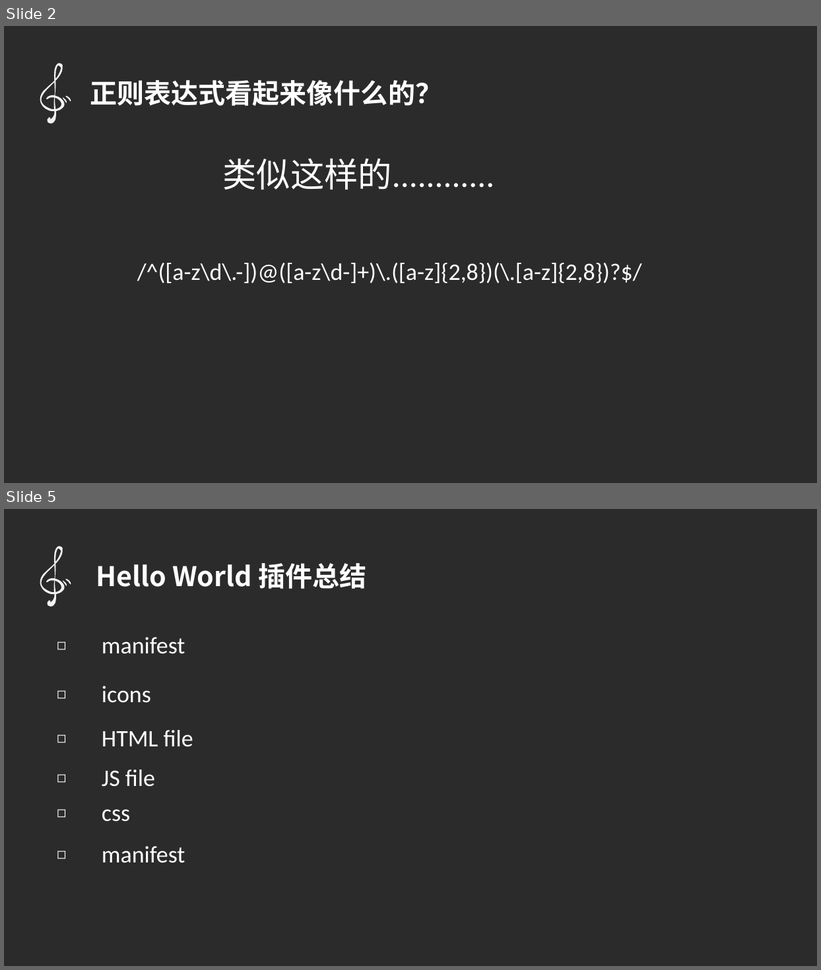
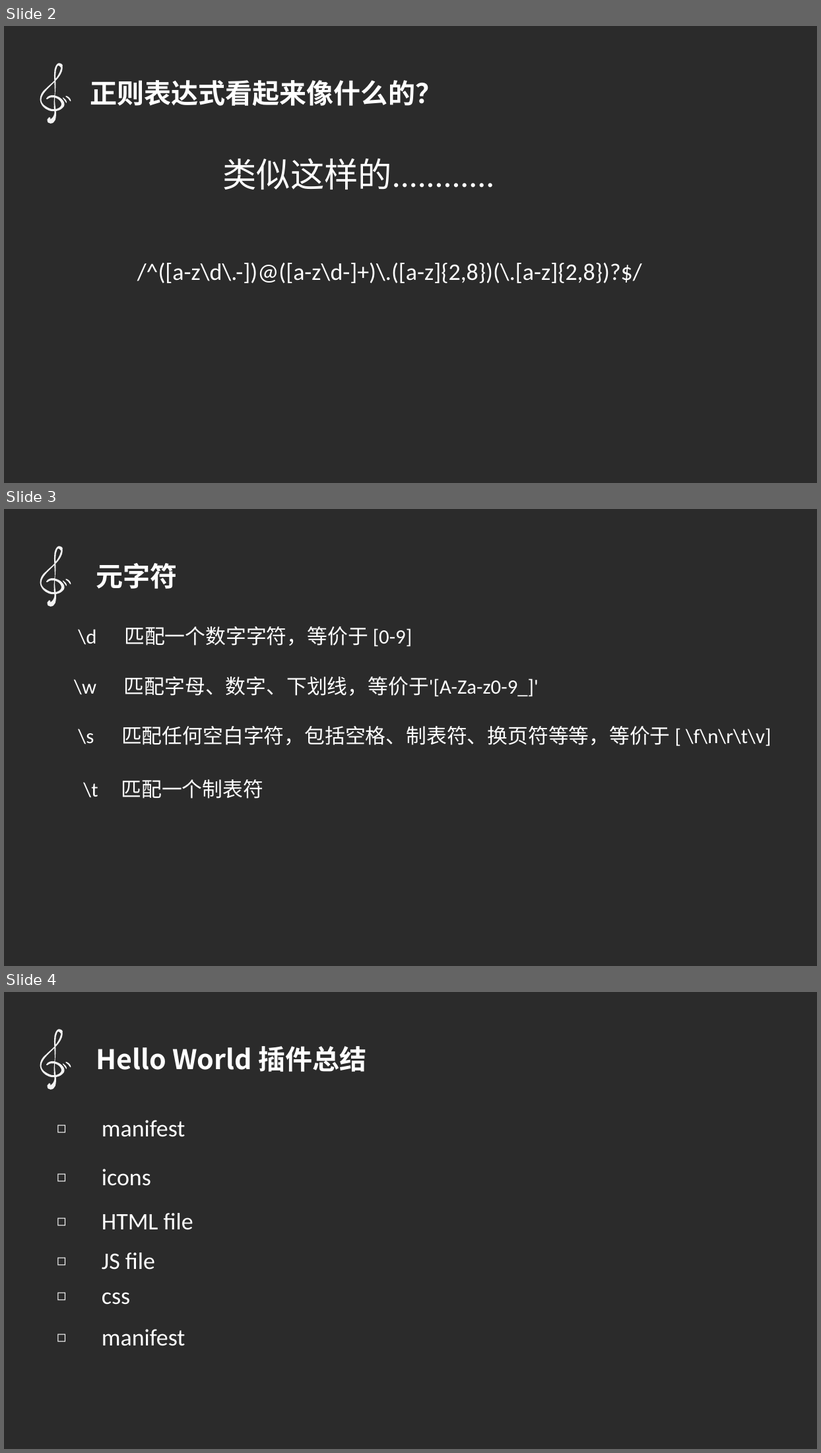
Before and after one commit to qq449245884/chromeTouir, a slide deck: 正则表达式/ppt.pptx. Shown one above the other, each under a label of ours: slides 2 and 5 before the commit, slides 2, 3 and 4 after it; the slides between them are not shown. The pictures are 821x970 and 821x1453 pixels, drawn with LibreOffice and Linux fonts; fonts in the diff are those of the drawing; background and template pictures are left out; a plain dark background stands for a picture behind light text. Boxes give left, top, right and bottom in pixels: in the first picture for what was removed or moved away, otherwise in the second. Text is boxed around its words. In the diff, an @@ line names an element or a change of style, - is before the commit and + after.

```diff
--- a/正则表达式/ppt.pptx
+++ b/正则表达式/ppt.pptx
@@ slide 3 added at bbox=[4, 509, 817, 966], background picture (left out) @@
@@ freeform shape added at bbox=[31, 543, 77, 610], fill #F2F2F2 @@
@@ text added at bbox=[96, 563, 177, 589], 32 pt, text #FFFFFF, bold @@
+元字符
@@ freeform shape added at bbox=[61, 580, 68, 586], fill #F2F2F2 @@
@@ freeform shape added at bbox=[64, 578, 72, 585], fill #F2F2F2 @@
@@ text added at bbox=[78, 626, 412, 646], 24 pt, text #FFFFFF @@
+\d 匹配一个数字字符，等价于 [0-9]
@@ text added at bbox=[74, 677, 539, 696], 24 pt, text #FFFFFF @@
+\w 匹配字母、数字、下划线，等价于'[A-Za-z0-9_]'
@@ text added at bbox=[78, 726, 771, 746], 24 pt, text #FFFFFF @@
+\s 匹配任何空白字符，包括空格、制表符、换页符等等，等价于 [ \f\n\r\t\v]
@@ text added at bbox=[83, 780, 263, 799], 24 pt, text #FFFFFF @@
+\t 匹配一个制表符
@@ what was slide 5 is now slide 4 @@
```
Also in this commit, not shown: 2 slides removed, 2 other files.
